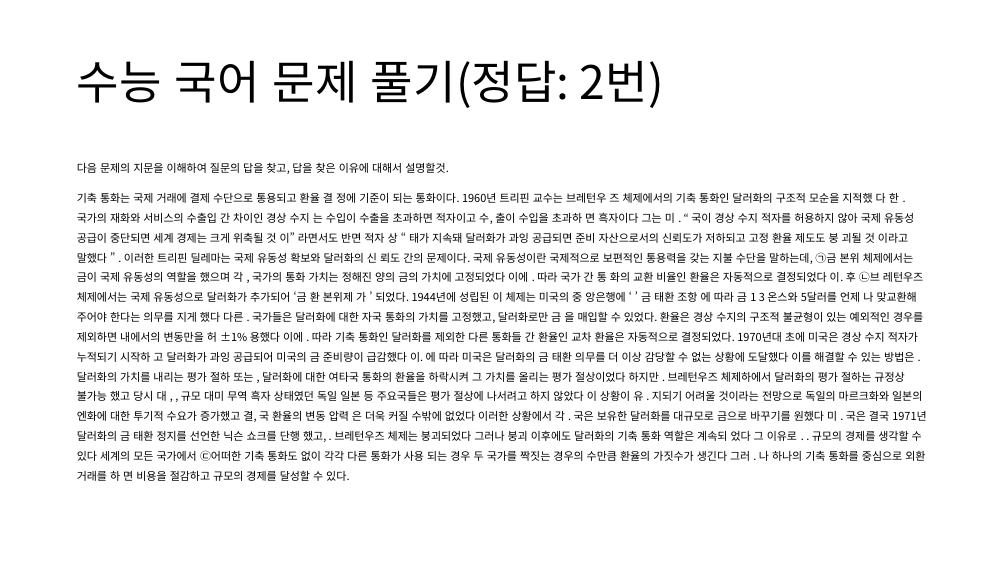
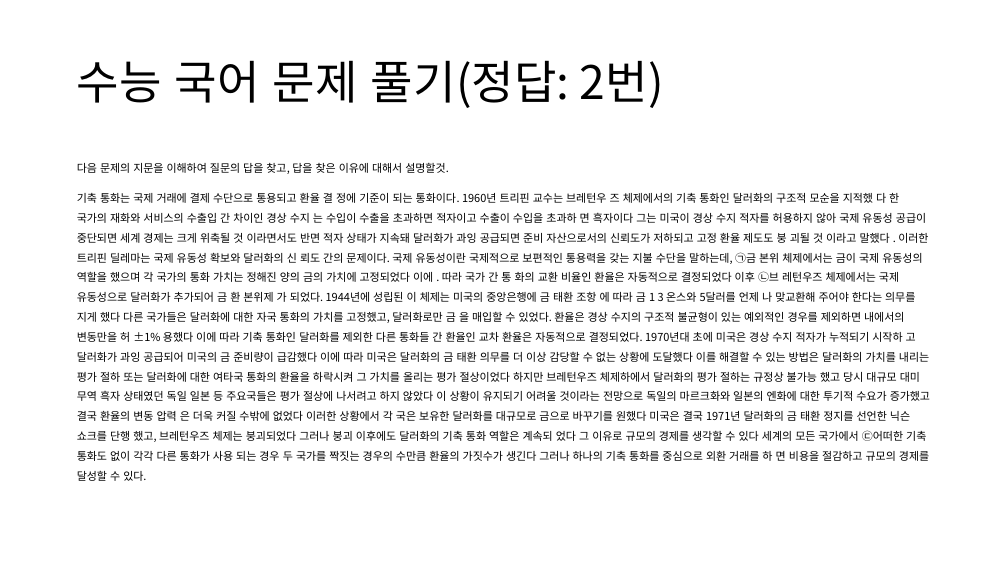
Before and after one commit to lolsaless/Python, a slide deck: slide 37 of 프롬프트 시연.pptx. Drawn at 1008x567 pixels with LibreOffice and Linux fonts; fonts in the diff are those of the drawing. Boxes give left, top, right and bottom in pixels: in the first picture for what was removed or moved away, otherwise in the second. Text is boxed around its words. In the diff, an @@ line names an element or a change of style, - is before the commit and + after.

```diff
--- a/프롬프트 시연.pptx
+++ b/프롬프트 시연.pptx
@@ text at [77, 193, 930, 481]: text changed @@
-기축 통화는 국제 거래에 결제 수단으로 통용되고 환율 결 정에 기준이 되는 통화이다. 1960년 트리핀 교수는 브레턴우 즈 체제에서의 기축 통화인 달러화의 구조적 모순을 지적했 다 한 . 국가의 재화와 서비스의 수출입 간 차이인 경상 수지 는 수입이 수출을 초과하면 적자이고 수, 출이 수입을 초과하 면 흑자이다 그는 미 . “ 국이 경상 수지 적자를 허용하지 않아 국제 유동성 공급이 중단되면 세계 경제는 크게 위축될 것 이” 라면서도 반면 적자 상 “ 태가 지속돼 달러화가 과잉 공급되면 준비 자산으로서의 신뢰도가 저하되고 고정 환율 제도도 붕 괴될 것 이라고 말했다 ” . 이러한 트리핀 딜레마는 국제 유동성 확보와 달러화의 신 뢰도 간의 문제이다. 국제 유동성이란 국제적으로 보편적인 통용력을 갖는 지불 수단을 말하는데, ㉠금 본위 체제에서는 금이 국제 유동성의 역할을 했으며 각 , 국가의 통화 가치는 정해진 양의 금의 가치에 고정되었다 이에 . 따라 국가 간 통 화의 교환 비율인 환율은 자동적으로 결정되었다 이. 후 ㉡브 레턴우즈 체제에서는 국제 유동성으로 달러화가 추가되어 ‘금 환 본위제 가 ’ 되었다. 1944년에 성립된 이 체제는 미국의 중 앙은행에 ‘ ’ 금 태환 조항 에 따라 금 1 3 온스와 5달러를 언제 나 맞교환해 주어야 한다는 의무를 지게 했다 다른 . 국가들은 달러화에 대한 자국 통화의 가치를 고정했고, 달러화로만 금 을 매입할 수 있었다. 환율은 경상 수지의 구조적 불균형이 있는 예외적인 경우를 제외하면 내에서의 변동만을 허 ±1% 용했다 이에 . 따라 기축 통화인 달러화를 제외한 다른 통화들 간 환율인 교차 환율은 자동적으로 결정되었다. 1970년대 초에 미국은 경상 수지 적자가 누적되기 시작하 고 달러화가 과잉 공급되어 미국의 금 준비량이 급감했다 이. 에 따라 미국은 달러화의 금 태환 의무를 더 이상 감당할 수 없는 상황에 도달했다 이를 해결할 수 있는 방법은 . 달러화의 가치를 내리는 평가 절하 또는 , 달러화에 대한 여타국 통화의 환율을 하락시켜 그 가치를 올리는 평가 절상이었다 하지만 . 브레턴우즈 체제하에서 달러화의 평가 절하는 규정상 불가능 했고 당시 대 , , 규모 대미 무역 흑자 상태였던 독일 일본 등 주요국들은 평가 절상에 나서려고 하지 않았다 이 상황이 유 . 지되기 어려울 것이라는 전망으로 독일의 마르크화와 일본의 엔화에 대한 투기적 수요가 증가했고 결, 국 환율의 변동 압력 은 더욱 커질 수밖에 없었다 이러한 상황에서 각 . 국은 보유한 달러화를 대규모로 금으로 바꾸기를 원했다 미 . 국은 결국 1971년 달러화의 금 태환 정지를 선언한 닉슨 쇼크를 단행 했고, . 브레턴우즈 체제는 붕괴되었다 그러나 붕괴 이후에도 달러화의 기축 통화 역할은 계속되 었다 그 이유로 . . 규모의 경제를 생각할 수 있다 세계의 모든 국가에서 ㉢어떠한 기축 통화도 없이 각각 다른 통화가 사용 되는 경우 두 국가를 짝짓는 경우의 수만큼 환율의 가짓수가 생긴다 그러 . 나 하나의 기축 통화를 중심으로 외환 거래를 하 면 비용을 절감하고 규모의 경제를 달성할 수 있다.
+기축 통화는 국제 거래에 결제 수단으로 통용되고 환율 결 정에 기준이 되는 통화이다. 1960년 트리핀 교수는 브레턴우 즈 체제에서의 기축 통화인 달러화의 구조적 모순을 지적했 다 한 국가의 재화와 서비스의 수출입 간 차이인 경상 수지 는 수입이 수출을 초과하면 적자이고 수출이 수입을 초과하 면 흑자이다 그는 미국이 경상 수지 적자를 허용하지 않아 국제 유동성 공급이 중단되면 세계 경제는 크게 위축될 것 이라면서도 반면 적자 상태가 지속돼 달러화가 과잉 공급되면 준비 자산으로서의 신뢰도가 저하되고 고정 환율 제도도 붕 괴될 것 이라고 말했다 . 이러한 트리핀 딜레마는 국제 유동성 확보와 달러화의 신 뢰도 간의 문제이다. 국제 유동성이란 국제적으로 보편적인 통용력을 갖는 지불 수단을 말하는데, ㉠금 본위 체제에서는 금이 국제 유동성의 역할을 했으며 각 국가의 통화 가치는 정해진 양의 금의 가치에 고정되었다 이에 . 따라 국가 간 통 화의 교환 비율인 환율은 자동적으로 결정되었다 이후 ㉡브 레턴우즈 체제에서는 국제 유동성으로 달러화가 추가되어 금 환 본위제 가 되었다. 1944년에 성립된 이 체제는 미국의 중앙은행에 금 태환 조항 에 따라 금 1 3 온스와 5달러를 언제 나 맞교환해 주어야 한다는 의무를 지게 했다 다른 국가들은 달러화에 대한 자국 통화의 가치를 고정했고, 달러화로만 금 을 매입할 수 있었다. 환율은 경상 수지의 구조적 불균형이 있는 예외적인 경우를 제외하면 내에서의 변동만을 허 ±1% 용했다 이에 따라 기축 통화인 달러화를 제외한 다른 통화들 간 환율인 교차 환율은 자동적으로 결정되었다. 1970년대 초에 미국은 경상 수지 적자가 누적되기 시작하 고 달러화가 과잉 공급되어 미국의 금 준비량이 급감했다 이에 따라 미국은 달러화의 금 태환 의무를 더 이상 감당할 수 없는 상황에 도달했다 이를 해결할 수 있는 방법은 달러화의 가치를 내리는 평가 절하 또는 달러화에 대한 여타국 통화의 환율을 하락시켜 그 가치를 올리는 평가 절상이었다 하지만 브레턴우즈 체제하에서 달러화의 평가 절하는 규정상 불가능 했고 당시 대규모 대미 무역 흑자 상태였던 독일 일본 등 주요국들은 평가 절상에 나서려고 하지 않았다 이 상황이 유지되기 어려울 것이라는 전망으로 독일의 마르크화와 일본의 엔화에 대한 투기적 수요가 증가했고 결국 환율의 변동 압력 은 더욱 커질 수밖에 없었다 이러한 상황에서 각 국은 보유한 달러화를 대규모로 금으로 바꾸기를 원했다 미국은 결국 1971년 달러화의 금 태환 정지를 선언한 닉슨 쇼크를 단행 했고, 브레턴우즈 체제는 붕괴되었다 그러나 붕괴 이후에도 달러화의 기축 통화 역할은 계속되 었다 그 이유로 규모의 경제를 생각할 수 있다 세계의 모든 국가에서 ㉢어떠한 기축 통화도 없이 각각 다른 통화가 사용 되는 경우 두 국가를 짝짓는 경우의 수만큼 환율의 가짓수가 생긴다 그러나 하나의 기축 통화를 중심으로 외환 거래를 하 면 비용을 절감하고 규모의 경제를 달성할 수 있다.
```
Also in this commit, not shown: 8 other slides changed, 20 other files.
